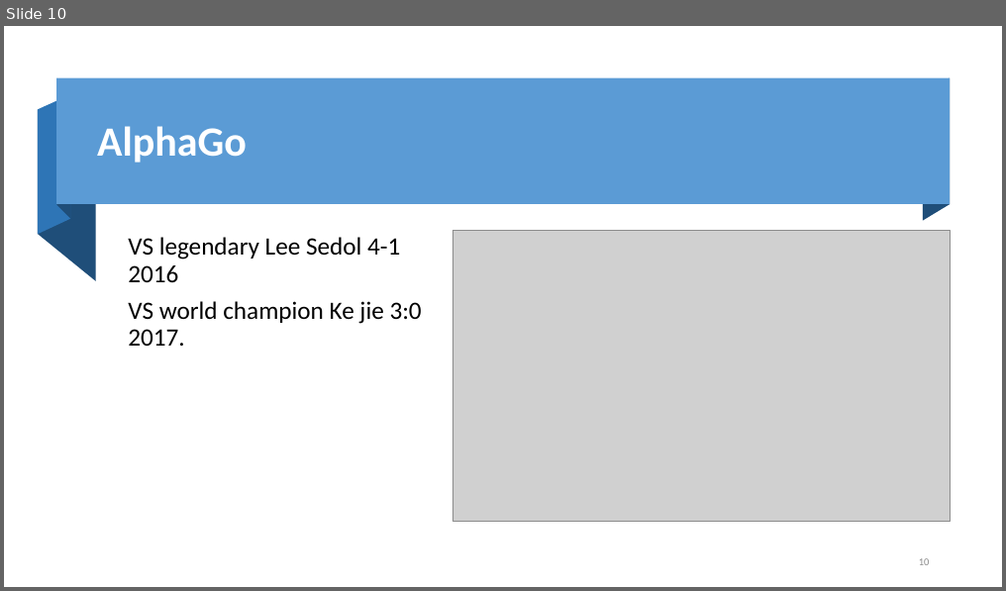
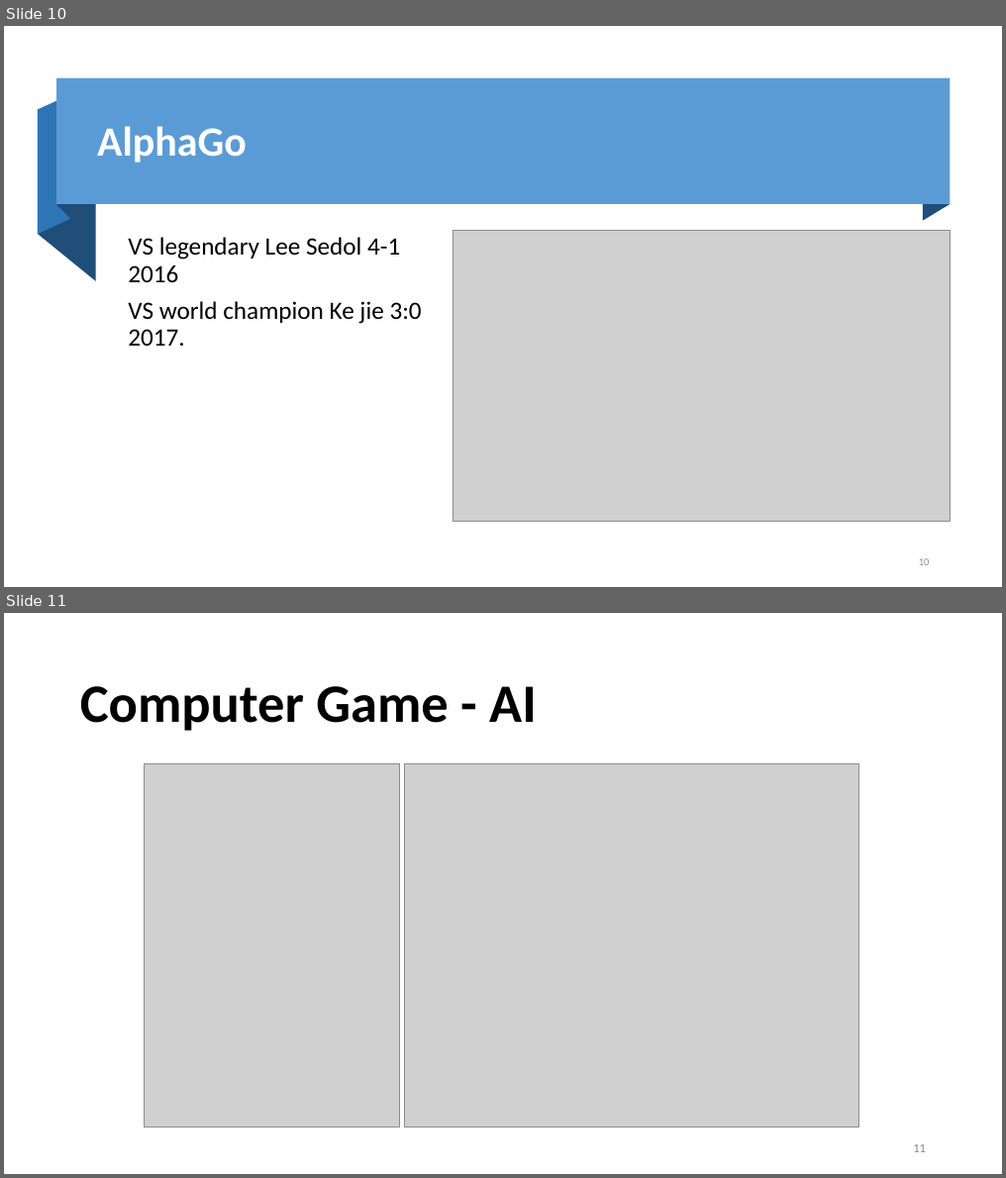
Before and after one commit to fanchuanster/uwinds, a slide deck: docs/8700AI/game in AI.pptx. Shown one above the other, each under a label of ours: slide 10 before the commit, slides 10 and 11 after it. The pictures are 1006x591 and 1006x1178 pixels, drawn with LibreOffice and Linux fonts; fonts in the diff are those of the drawing; grey boxes stand for pictures; background and template pictures are left out. Boxes give left, top, right and bottom in pixels: in the first picture for what was removed or moved away, otherwise in the second. Text is boxed around its words. In the diff, an @@ line names an element or a change of style, - is before the commit and + after.

```diff
--- a/docs/8700AI/game in AI.pptx
+++ b/docs/8700AI/game in AI.pptx
@@ slide 11 added at [4,613,1002,1174], background #FFFFFF @@
@@ title added at [80,686,537,731], 52 pt, text #000000, bold @@
+Computer Game - AI
@@ picture added at [145,763,399,1128] @@
@@ picture added at [405,763,859,1128] @@
@@ page number added at [913,1145,926,1153], 12 pt, text #8C8C8C @@
+11
```
Also in this commit, not shown: 5 slides changed, 1 other slide added.
